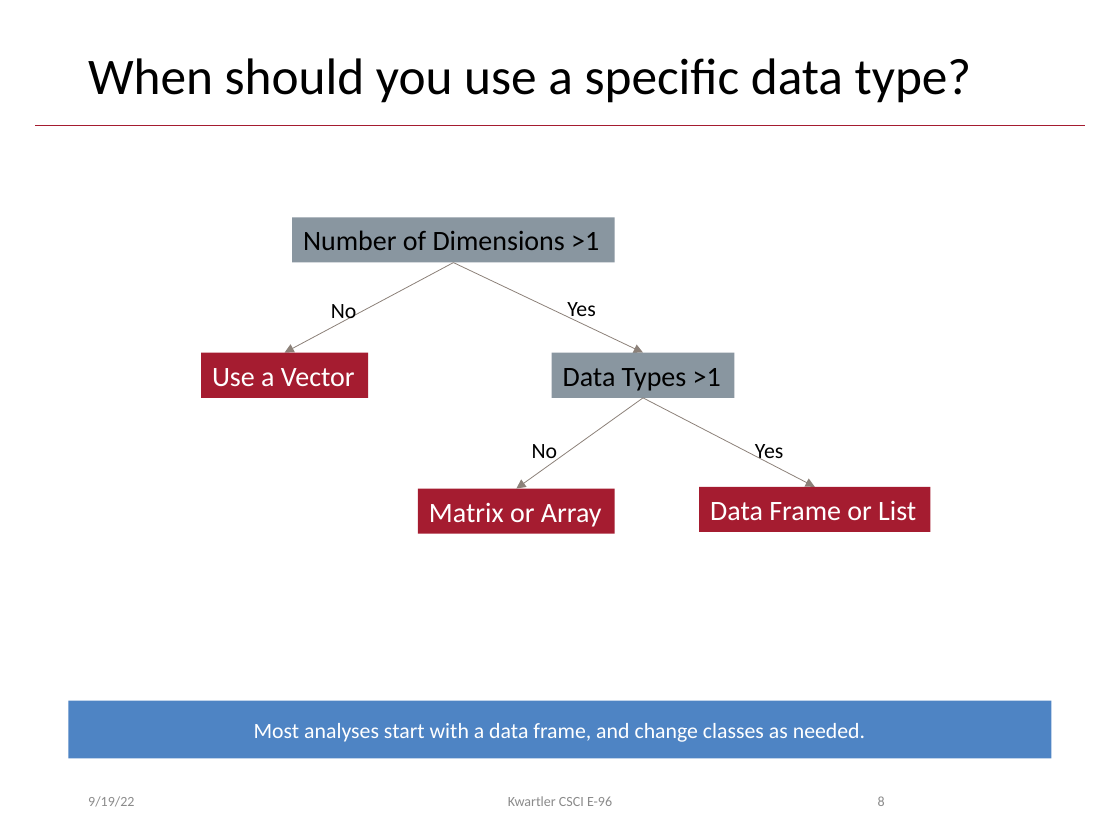
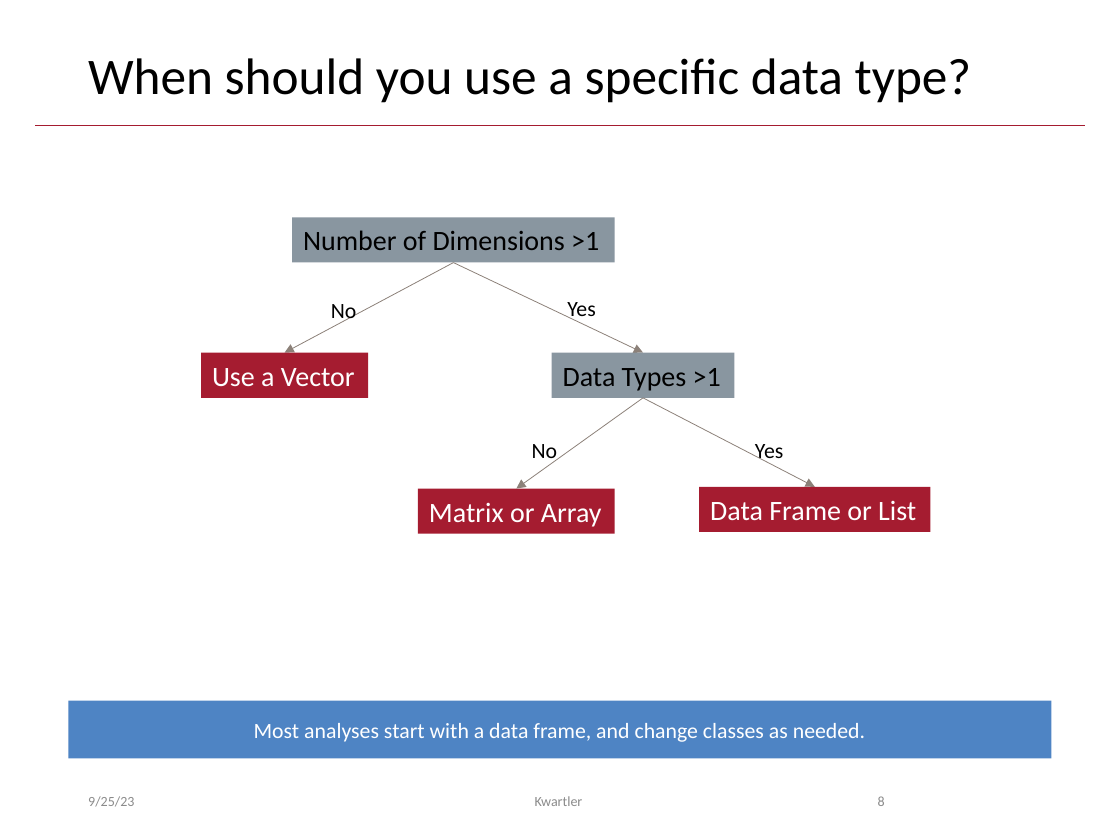
Before and after one commit to kwartler/Harvard_DataMining_Business_Student, a slide deck: slide 8 of Lessons/C_R_practice_Viz_MoreEDA/AA_R_Classes_Joins.pptx. Drawn at 1120x840 pixels with LibreOffice and Linux fonts; fonts in the diff are those of the drawing; background and template pictures are left out. Boxes give left, top, right and bottom in pixels: in the first picture for what was removed or moved away, otherwise in the second. Text is boxed around its words. In the diff, an @@ line names an element or a change of style, - is before the commit and + after.

```diff
--- a/Lessons/C_R_practice_Viz_MoreEDA/AA_R_Classes_Joins.pptx
+++ b/Lessons/C_R_practice_Viz_MoreEDA/AA_R_Classes_Joins.pptx
@@ text at <box>88,796,134,807</box>: text changed @@
-9/19/22
+9/25/23
@@ text at <box>535,796,583,806</box>: text changed @@
-Kwartler CSCI E-96
+Kwartler
```
Also in this commit, not shown: 14 other slides changed, 6 other files.
